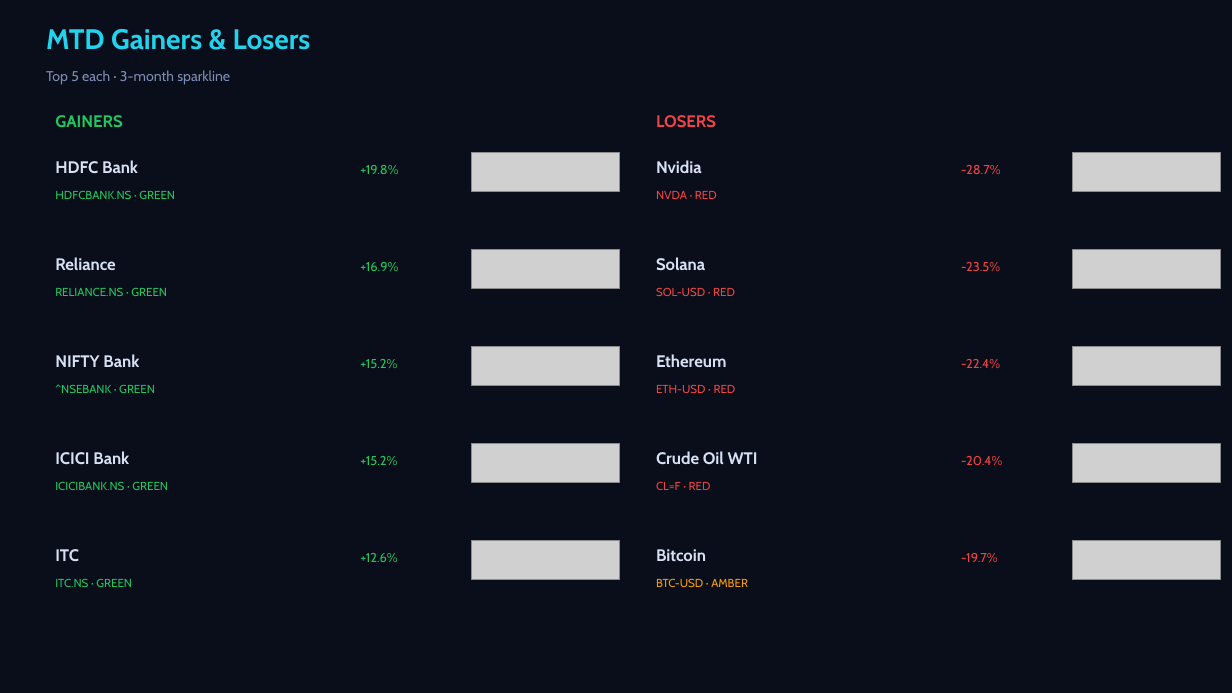
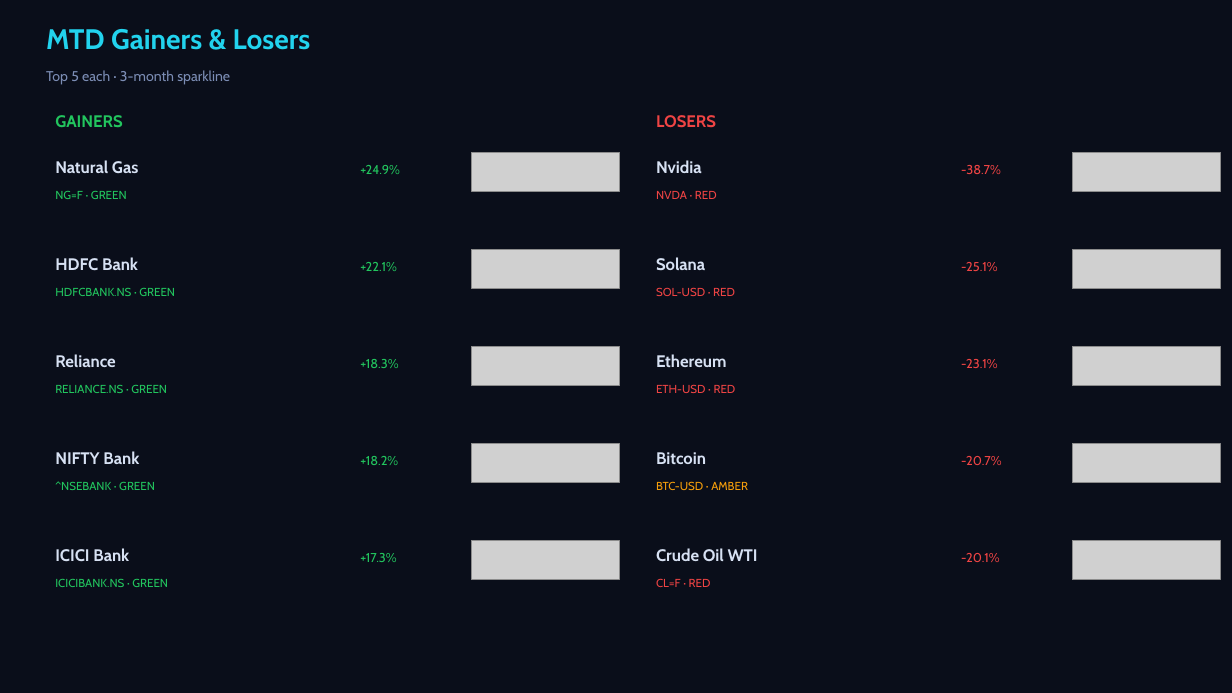
Before and after one commit to Pravkum23/pmr-terminal, a slide deck: slide 2 of docs/pmr_daily.pptx. Drawn at 1232x693 pixels with LibreOffice and Linux fonts; fonts in the diff are those of the drawing; grey boxes stand for pictures. Boxes give left, top, right and bottom in pixels: in the first picture for what was removed or moved away, otherwise in the second. Text is boxed around its words. In the diff, an @@ line names an element or a change of style, - is before the commit and + after.

```diff
--- a/docs/pmr_daily.pptx
+++ b/docs/pmr_daily.pptx
@@ text added at (55, 160, 138, 173), 13 pt, text #D7E1F3, bold @@
+Natural Gas
@@ text at (360, 165, 400, 174): text changed @@
-+19.8%
++24.9%
@@ text at (961, 165, 1001, 174): text changed @@
--28.7%
+-38.7%
@@ text at (55, 191, 127, 199): text changed @@
-HDFCBANK.NS · GREEN
+NG=F · GREEN
@@ text "HDFC Bank": place and size @@
-text "HDFC Bank" at (55, 160, 138, 174)
+text "HDFC Bank" at (55, 257, 138, 271)
@@ text at (360, 262, 397, 271): text changed @@
-+16.9%
++22.1%
@@ text at (961, 262, 998, 271): text changed @@
--23.5%
+-25.1%
@@ text at (55, 288, 175, 296): text changed @@
-RELIANCE.NS · GREEN
+HDFCBANK.NS · GREEN
@@ text removed at (55, 354, 139, 367) @@
-NIFTY Bank
@@ text at (360, 359, 398, 368): text changed @@
-+15.2%
++18.3%
@@ text at (961, 359, 998, 368): text changed @@
--22.4%
+-23.1%
@@ text at (55, 385, 167, 393): text changed @@
-^NSEBANK · GREEN
+RELIANCE.NS · GREEN
@@ text "Bitcoin": place and size @@
-text "Bitcoin" at (656, 549, 706, 561)
+text "Bitcoin" at (656, 452, 706, 464)
@@ text at (55, 451, 139, 464): text changed @@
-ICICI Bank
+NIFTY Bank
@@ text at (360, 456, 398, 465): text changed @@
-+15.2%
++18.2%
@@ text "BTC-USD · AMBER": place and size @@
-text "BTC-USD · AMBER" at (656, 578, 748, 587)
+text "BTC-USD · AMBER" at (656, 481, 748, 490)
@@ text at (961, 456, 1002, 465): text changed @@
--20.4%
+-20.7%
@@ text at (55, 481, 155, 490): text changed @@
-ICICIBANK.NS · GREEN
+^NSEBANK · GREEN
@@ text at (55, 548, 129, 562): text changed @@
-ITC
+ICICI Bank
@@ text at (360, 553, 396, 562): text changed @@
-+12.6%
++17.3%
@@ text at (961, 553, 1000, 562): text changed @@
--19.7%
+-20.1%
@@ text at (55, 579, 168, 587): text changed @@
-ITC.NS · GREEN
+ICICIBANK.NS · GREEN
@@ 3 texts: place and size @@
-3 texts at (55, 257, 758, 490)
+3 texts at (55, 354, 758, 587)
```
Also in this commit, not shown: 4 other slides changed, 2 other files.
